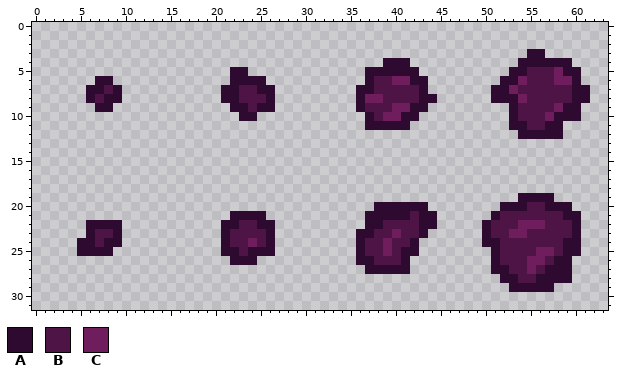
Pixel-art sprite: src/Art/asteroids.png. The picture above was drawn from the file before the commit.
The file is 64x32 pixels.
Palette (. is transparent): A #2e0a30  B #4f1446  C #6f1d5c
Pixels before, first column x 5:
 3 ..................................................AA.....
 4 ..................................AAA............AAAAAA..
 5 .................AA.............AAAAAA..........AABBBCAA.
 6 ..AA.............AAAA...........ABBCCAA........AACBBBCCA.
 7 .AABA...........AABBAA.........AABBBBBA.......AACBBBBBBAA
 8 .ABAA...........AABBBA.........ACCBBBBAA......AAACBBBBBAA
 9 ..AA.............AABAA.........ABBBCCAA.........ABBBBCAA.
10 ..................AA............ABCCAA..........ABBBCAAA.
11 ................................AAAAA...........AABBAA...
12 .................................................AAAAA...
13 .........................................................
14 .........................................................
15 .........................................................
16 .........................................................
17 .........................................................
18 .........................................................
19 .................................................AAAA....
20 .................................AAAAAA........AAABBAAA..
21 .................AAAA...........AAAAABAA......ABBBBBBBAA.
22 .AAAA...........AABBAA..........AABBBBAA.....ABBBCCCBBBA.
23 .ABBA...........ABBBBA.........AABBCBBA......ABBCCBBBBBA.
24 AABAA...........ABBCBA.........ABBCBBA.......AABBBBBBBAA.
25 AAAA............AABAAA.........ABBCBAA........ABBBBCCBAA.
26 .................AAA...........AABBBA.........ABBBCCBAA..
27 ................................AAAAA.........AABBCBAAA..
28 ...............................................AABBAAAA..
29 ................................................AAAAA....
The same view after the edit:
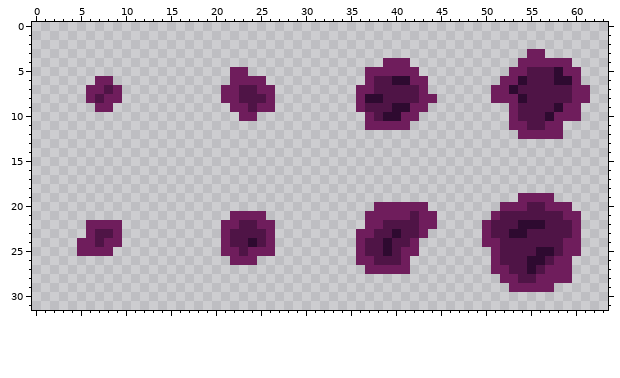
Difference:
{"colour":"A","old":"#2e0a30","new":"#6f1d5c"}
{"colour":"C","old":"#6f1d5c","new":"#2e0a30"}
